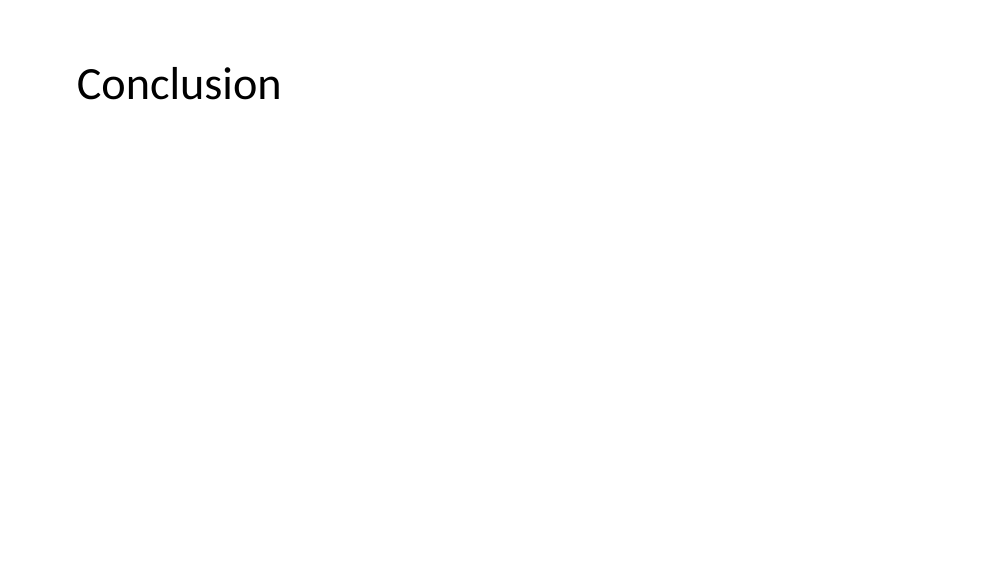
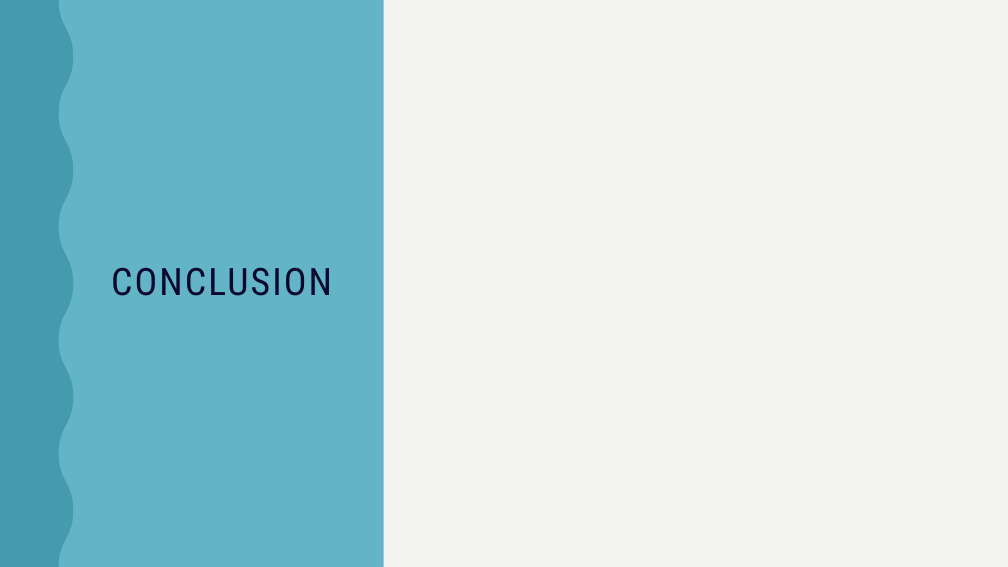
Before and after one commit to laurenemilyto/film_adapatation_success, a slide deck: slide 10 of Steg_pres.pptx. Drawn at 1008x567 pixels with LibreOffice and Linux fonts; fonts in the diff are those of the drawing. Boxes give left, top, right and bottom in pixels: in the first picture for what was removed or moved away, otherwise in the second. Text is boxed around its words. In the diff, an @@ line names an element or a change of style, - is before the commit and + after.

```diff
--- a/Steg_pres.pptx
+++ b/Steg_pres.pptx
@@ background #FFFFFF to #F3F3F2 @@
@@ freeform shape added at bbox=[0, 0, 73, 567], fill #0B082E @@
@@ rectangle added at bbox=[0, 0, 1008, 567], fill #F3F3F2 @@
@@ rectangle added at bbox=[0, 0, 383, 567], fill #62B4C6 @@
@@ freeform shape added at bbox=[0, 0, 73, 567], fill #3B90A3 at 70% opacity @@
@@ title at bbox=[111, 268, 332, 296]: text changed; size 44 to 36 pt; font Calibri to Roboto Condensed; text colour #000000 to #0B082E @@
-Conclusion
+CONCLUSION
```
Also in this commit, not shown: 7 other slides changed, 4 slides added, 4 slides removed, 1 other file.
